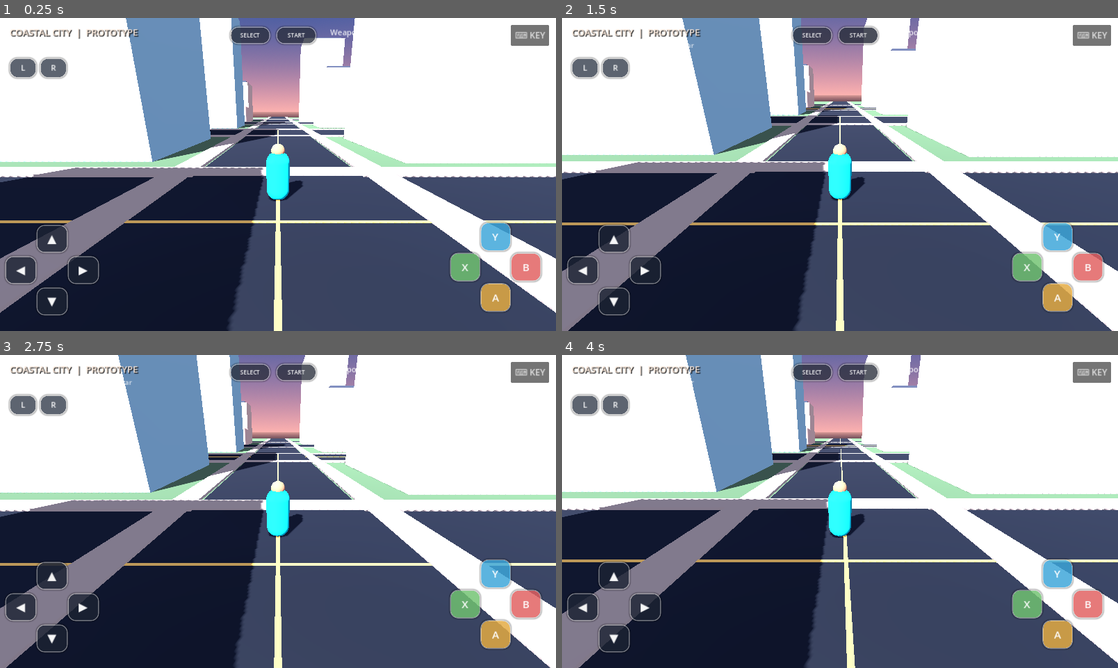
Above: before the commit, frames 1-4 (two rows, left to right).
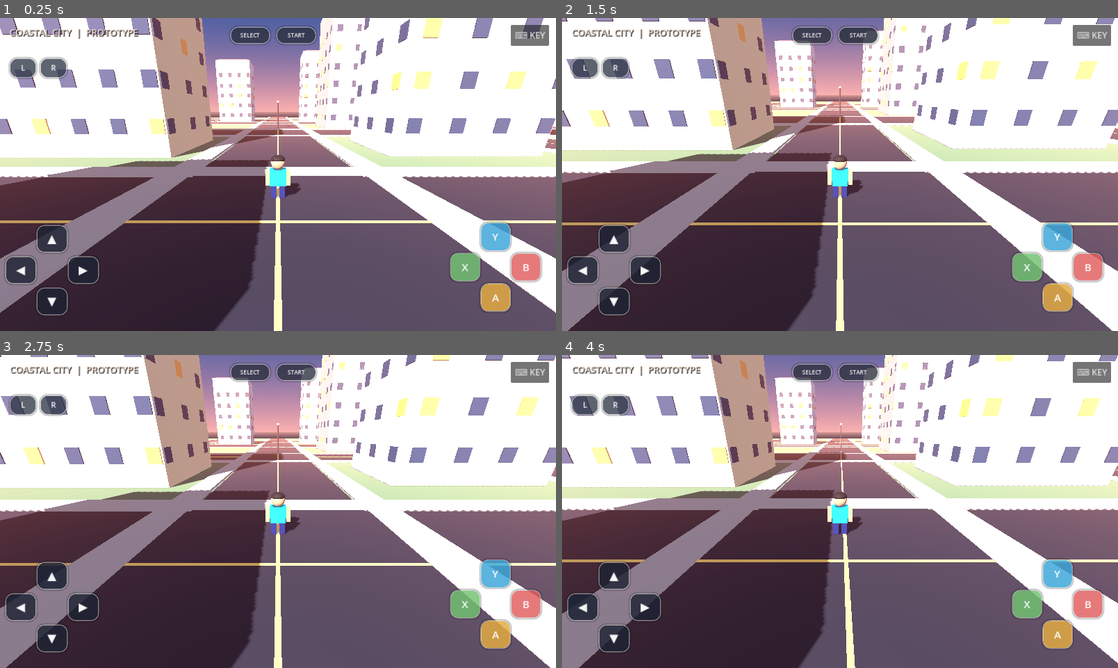
Above: after the commit, the same moments.

Repository: onnipunnel-sudo/coastal-city-web
Game: Godot game, scene res://main.tscn
Same seed, same stepped clock (60 frames per second), same inputs: the game is played once before the commit and once after it.
Inputs:
- Up to frame 1 (0.25 s): no input
- Up to frame 2 (1.5 s): click "START" at 0.5 s; click "START" at 1.25 s
- Up to frame 3 (2.75 s): click "▲" at 2 s
- Up to frame 4 (4 s): click "▼" at 2.75 s; click "◀" at 3.5 s

The runs differ from the first frame. In frame 1, 56% of the frame differs, in the area x 0-100%, y 0-100%; in frame 2, 56%; in frame 3, 56%; in frame 4, 56%.

Commit message:
Graphics upgrade toward Vice City style
- Buildings: windows on all four faces, lit windows, rooftop AC boxes,
  neon trim on some towers
- Player: full humanoid (legs, torso, arms, head, hair) instead of capsule
- Car: headlights, taillights, bumpers, mirrors, seats, dashboard
- Streetlights along central avenues, sunset fog for depth

Diff:
--- a/source/scripts/world.gd
+++ b/source/scripts/world.gd
@@ -84,6 +84,10 @@
     env.ambient_light_color = Color(0.67, 0.67, 0.82)
     env.ambient_light_energy = 0.8
     env.tonemap_mode = Environment.TONE_MAPPER_FILMIC
+    env.fog_enabled = true
+    env.fog_density = 0.004
+    env.fog_light_color = Color(0.98, 0.55, 0.45)
+    env.fog_sun_scatter = 0.3
     world_env.environment = env
     add_child(world_env)
 
@@ -179,18 +183,14 @@
             var center := Vector3(float(x_idx * 28 + 14), h * 0.5, float(z_idx * 28 + 14))
             var base_color: Color = building_colors[rng.randi_range(0, building_colors.size() - 1)]
             _add_box("Building_%d_%d" % [x_idx, z_idx], center, Vector3(w, h, d), base_color, true)
-            # Flat roof cap and simple window strips make the skyline read clearly on mobile.
+            # Roof cap, rooftop AC box, neon trim and windows on all four faces.
             _add_box("RoofCap_%d_%d" % [x_idx, z_idx], center + Vector3(0, h * 0.5 + 0.22, 0), Vector3(w * 0.84, 0.44, d * 0.84), Color(0.25, 0.28, 0.34))
-            var cols := int(floor(w / 2.5))
-            var rows := int(floor((h - 3.0) / 3.0))
-            for row in range(max(1, rows)):
-                var wy := 2.2 + float(row) * 3.0
-                for col in range(max(1, cols)):
-                    var wx: float = center.x - w * 0.5 + 1.4 + float(col) * ((w - 2.0) / max(1, cols - 1))
-                    if wy < h - 1.0 and wx < center.x + w * 0.5 - 0.5:
-                        var win_color := Color(0.08, 0.22, 0.31) if rng.randf() > 0.18 else Color(0.99, 0.63, 0.30)
-                        var win_emission := Color(0.0, 0.0, 0.0) if win_color.b > 0.3 else Color(0.25, 0.07, 0.01)
-                        _add_box("Window", Vector3(wx, wy, center.z - d * 0.5 - 0.035), Vector3(0.95, 1.05, 0.06), win_color, false, win_emission)
+            if rng.randf() < 0.6:
+                _add_box("RoofAC_%d_%d" % [x_idx, z_idx], center + Vector3(w * 0.2, h * 0.5 + 0.75, 0), Vector3(1.3, 0.7, 1.1), Color(0.45, 0.47, 0.50))
+            if rng.randf() < 0.35:
+                var neon: Color = Color(0.92, 0.14, 0.55) if rng.randf() < 0.5 else Color(0.08, 0.75, 0.90)
+                _add_box("NeonTrim_%d_%d" % [x_idx, z_idx], Vector3(center.x, h + 0.05, center.z - d * 0.5 - 0.06), Vector3(w * 0.9, 0.14, 0.08), neon, false, neon)
+            _add_building_windows(center, w, h, d, rng)
 
     # Palm trees along the beachfront and selected street corners.
     for i in range(18):
@@ -198,9 +198,51 @@
     for p in [Vector3(-55,0,-55), Vector3(55,0,-55), Vector3(-55,0,55), Vector3(55,0,55), Vector3(-83,0,0), Vector3(83,0,0)]:
         _add_palm(p)
 
+    # Streetlights along the central avenues.
+    for sx in [-84.0, -42.0, 0.0, 42.0, 84.0]:
+        for sz in [-38.0, 18.0]:
+            var pole := Node3D.new()
+            pole.name = "Streetlight"
+            pole.position = Vector3(sx, 0, sz)
+            add_child(pole)
+            _add_cylinder(pole, "Pole", Vector3(0, 2.5, 0), 5.0, 0.09, Color(0.15, 0.16, 0.18))
+            var lamp := MeshInstance3D.new()
+            var lamp_mesh := SphereMesh.new()
+            lamp_mesh.radius = 0.24
+            lamp_mesh.height = 0.48
+            lamp.mesh = lamp_mesh
+            lamp.position = Vector3(0, 5.15, 0)
+            lamp.material_override = _make_material(Color(1.0, 0.85, 0.55), Color(1.0, 0.7, 0.25))
+            pole.add_child(lamp)
+
     # A few neon-style hotel signs as original textless light panels.
     _add_box("NeonPinkSign", Vector3(17.2, 15.5, -27.0), Vector3(0.18, 4.2, 2.8), Color(0.92, 0.14, 0.55), false, Color(0.95, 0.06, 0.33))
     _add_box("NeonCyanSign", Vector3(-27.0, 11.5, 17.3), Vector3(2.8, 3.4, 0.18), Color(0.08, 0.75, 0.90), false, Color(0.02, 0.55, 0.9))
+
+func _add_building_windows(center: Vector3, w: float, h: float, d: float, rng: RandomNumberGenerator) -> void:
+    var rows := int(floor((h - 3.0) / 3.0))
+    for row in range(max(1, rows)):
+        var wy := 2.2 + float(row) * 3.0
+        if wy >= h - 1.0:
+            continue
+        var cols_x := int(floor(w / 2.5))
+        for col in range(max(1, cols_x)):
+            var wx: float = center.x - w * 0.5 + 1.4 + float(col) * ((w - 2.0) / max(1, cols_x - 1))
+            if wx < center.x + w * 0.5 - 0.5:
+                _add_window(wx, wy, center.z - d * 0.5 - 0.035, Vector3(0.95, 1.05, 0.06), rng)
+                _add_window(wx, wy, center.z + d * 0.5 + 0.035, Vector3(0.95, 1.05, 0.06), rng)
+        var cols_z := int(floor(d / 2.5))
+        for col in range(max(1, cols_z)):
+            var wz: float = center.z - d * 0.5 + 1.4 + float(col) * ((d - 2.0) / max(1, cols_z - 1))
+            if wz < center.z + d * 0.5 - 0.5:
+                _add_window(center.x - w * 0.5 - 0.035, wy, wz, Vector3(0.06, 1.05, 0.95), rng)
+                _add_window(center.x + w * 0.5 + 0.035, wy, wz, Vector3(0.06, 1.05, 0.95), rng)
+
+func _add_window(x: float, y: float, z: float, size: Vector3, rng: RandomNumberGenerator) -> void:
+    var dark := rng.randf() > 0.18
+    var win_color := Color(0.08, 0.22, 0.31) if dark else Color(0.99, 0.63, 0.30)
+    var win_emission := Color(0.0, 0.0, 0.0) if dark else Color(0.25, 0.07, 0.01)
+    _add_box("Window", Vector3(x, y, z), size, win_color, false, win_emission)
 
 func _add_palm(pos: Vector3) -> void:
     var tree := Node3D.new()
@@ -237,6 +279,18 @@
     _car_box(car, "Hood", Vector3(0, 0.78, -1.18), Vector3(1.85, 0.2, 1.35), Color(0.98, 0.22, 0.48))
     _car_box(car, "Windshield", Vector3(0, 1.05, -0.15), Vector3(1.6, 0.48, 0.85), Color(0.10, 0.22, 0.30))
     _car_box(car, "RearGlass", Vector3(0, 1.02, 0.8), Vector3(1.5, 0.32, 0.55), Color(0.10, 0.22, 0.30))
+    # Headlights, taillights, bumpers, mirrors, seats and dashboard.
+    _car_box(car, "HeadlightL", Vector3(-0.65, 0.55, -2.02), Vector3(0.32, 0.16, 0.06), Color(1.0, 0.95, 0.8))
+    _car_box(car, "HeadlightR", Vector3(0.65, 0.55, -2.02), Vector3(0.32, 0.16, 0.06), Color(1.0, 0.95, 0.8))
+    _car_box(car, "TaillightL", Vector3(-0.65, 0.55, 2.02), Vector3(0.32, 0.16, 0.06), Color(0.9, 0.05, 0.05))
+    _car_box(car, "TaillightR", Vector3(0.65, 0.55, 2.02), Vector3(0.32, 0.16, 0.06), Color(0.9, 0.05, 0.05))
+    _car_box(car, "BumperF", Vector3(0, 0.32, -2.08), Vector3(2.15, 0.22, 0.12), Color(0.15, 0.15, 0.17))
+    _car_box(car, "BumperR", Vector3(0, 0.32, 2.08), Vector3(2.15, 0.22, 0.12), Color(0.15, 0.15, 0.17))
+    _car_box(car, "MirrorL", Vector3(-1.12, 0.95, -0.2), Vector3(0.12, 0.22, 0.3), Color(0.15, 0.15, 0.17))
+    _car_box(car, "MirrorR", Vector3(1.12, 0.95, -0.2), Vector3(0.12, 0.22, 0.3), Color(0.15, 0.15, 0.17))
+    _car_box(car, "SeatL", Vector3(-0.45, 0.72, 0.35), Vector3(0.7, 0.35, 0.55), Color(0.12, 0.12, 0.14))
+    _car_box(car, "SeatR", Vector3(0.45, 0.72, 0.35), Vector3(0.7, 0.35, 0.55), Color(0.12, 0.12, 0.14))
+    _car_box(car, "Dashboard", Vector3(0, 0.82, -0.35), Vector3(1.6, 0.18, 0.4), Color(0.12, 0.12, 0.14))
     for side in [-1.0, 1.0]:
         for front_back in [-1.0, 1.0]:
             var wheel := MeshInstance3D.new()
@@ -283,23 +337,29 @@
     collider.shape = capsule
     collider.position.y = 0.92
     player.add_child(collider)
-    var visual := MeshInstance3D.new()
-    visual.name = "PlayerPlaceholderModel"
-    var capsule_mesh := CapsuleMesh.new()
-    capsule_mesh.radius = 0.42
-    capsule_mesh.height = 1.85
-    visual.mesh = capsule_mesh
-    visual.position.y = 0.92
-    visual.material_override = _make_material(Color(0.03, 0.68, 0.72), Color(0.0, 0.08, 0.08), 0.9)
-    player.add_child(visual)
+    # Simple humanoid instead of a capsule: legs, torso, arms, head, hair.
+    _car_box(player, "LegL", Vector3(-0.15, 0.28, 0), Vector3(0.2, 0.56, 0.22), Color(0.10, 0.16, 0.35))
+    _car_box(player, "LegR", Vector3(0.15, 0.28, 0), Vector3(0.2, 0.56, 0.22), Color(0.10, 0.16, 0.35))
+    _car_box(player, "Torso", Vector3(0, 0.88, 0), Vector3(0.58, 0.62, 0.3), Color(0.03, 0.68, 0.72))
+    _car_box(player, "ArmL", Vector3(-0.38, 0.88, 0), Vector3(0.15, 0.58, 0.16), Color(0.74, 0.52, 0.38))
+    _car_box(player, "ArmR", Vector3(0.38, 0.88, 0), Vector3(0.15, 0.58, 0.16), Color(0.74, 0.52, 0.38))
     var head := MeshInstance3D.new()
     var head_mesh := SphereMesh.new()
     head_mesh.radius = 0.24
     head_mesh.height = 0.48
     head.mesh = head_mesh
-    head.position = Vector3(0, 1.86, 0)
+    head.position = Vector3(0, 1.42, 0)
     head.material_override = _make_material(Color(0.74, 0.52, 0.38))
     player.add_child(head)
+    var hair := MeshInstance3D.new()
+    var hair_mesh := SphereMesh.new()
+    hair_mesh.radius = 0.25
+    hair_mesh.height = 0.5
+    hair.mesh = hair_mesh
+    hair.position = Vector3(0, 1.54, -0.03)
+    hair.scale = Vector3(1.0, 0.62, 1.0)
+    hair.material_override = _make_material(Color(0.08, 0.06, 0.05))
+    player.add_child(hair)
     var camera_pivot := Node3D.new()
     camera_pivot.name = "CameraPivot"
     camera_pivot.position = Vector3(0, 1.35, 0)
Not shown, changed: index.html
Not shown, changed: index.pck
